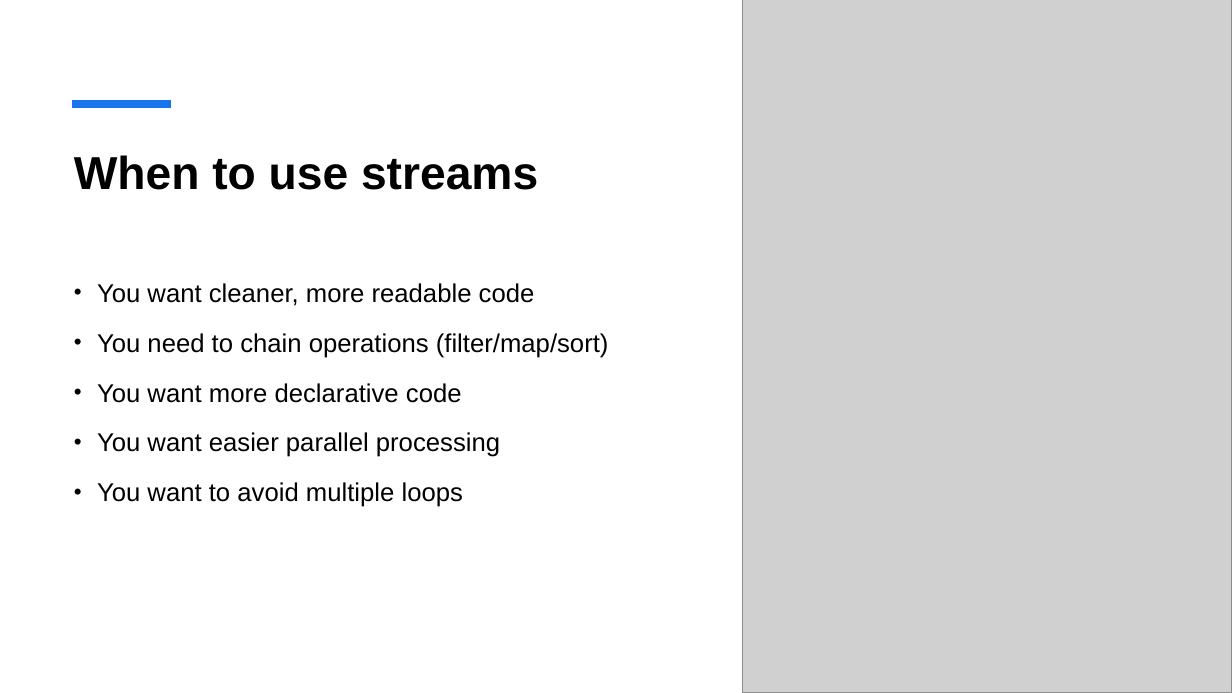
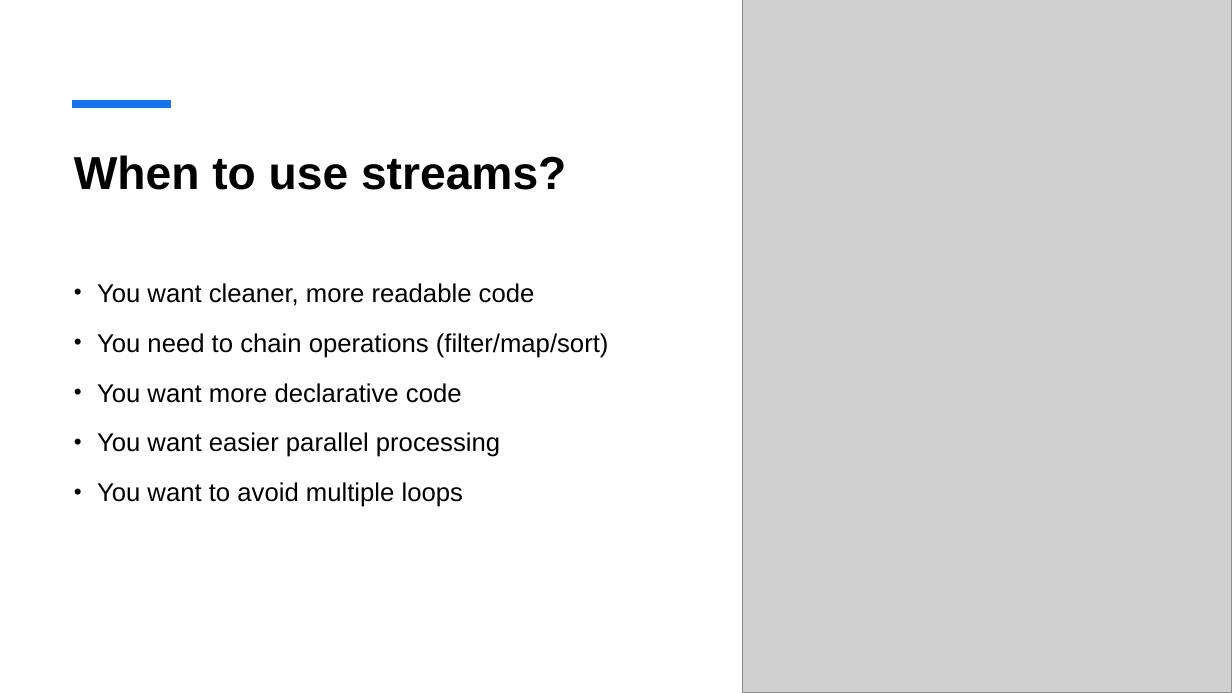
Before and after one commit to StefanBoudri/streams, a slide deck: slide 8 of presentation.pptx. Drawn at 1232x693 pixels with LibreOffice and Linux fonts; fonts in the diff are those of the drawing; grey boxes stand for pictures. Boxes give left, top, right and bottom in pixels: in the first picture for what was removed or moved away, otherwise in the second. Text is boxed around its words. In the diff, an @@ line names an element or a change of style, - is before the commit and + after.

```diff
--- a/presentation.pptx
+++ b/presentation.pptx
@@ title at [74, 155, 566, 190]: text changed @@
-When to use streams
+When to use streams?
```
Also in this commit, not shown: 4 other slides changed, 2 slides added.
